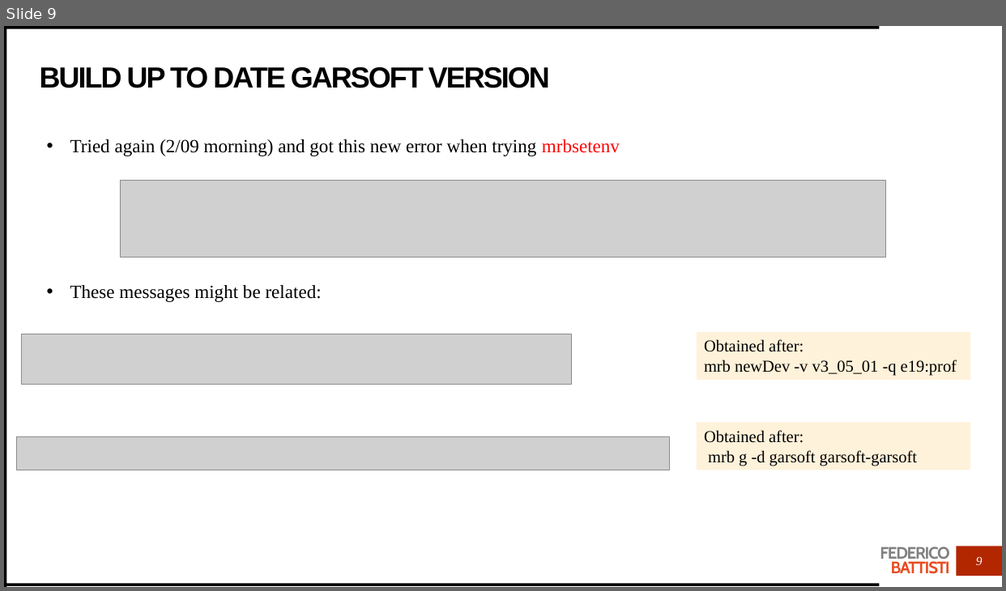
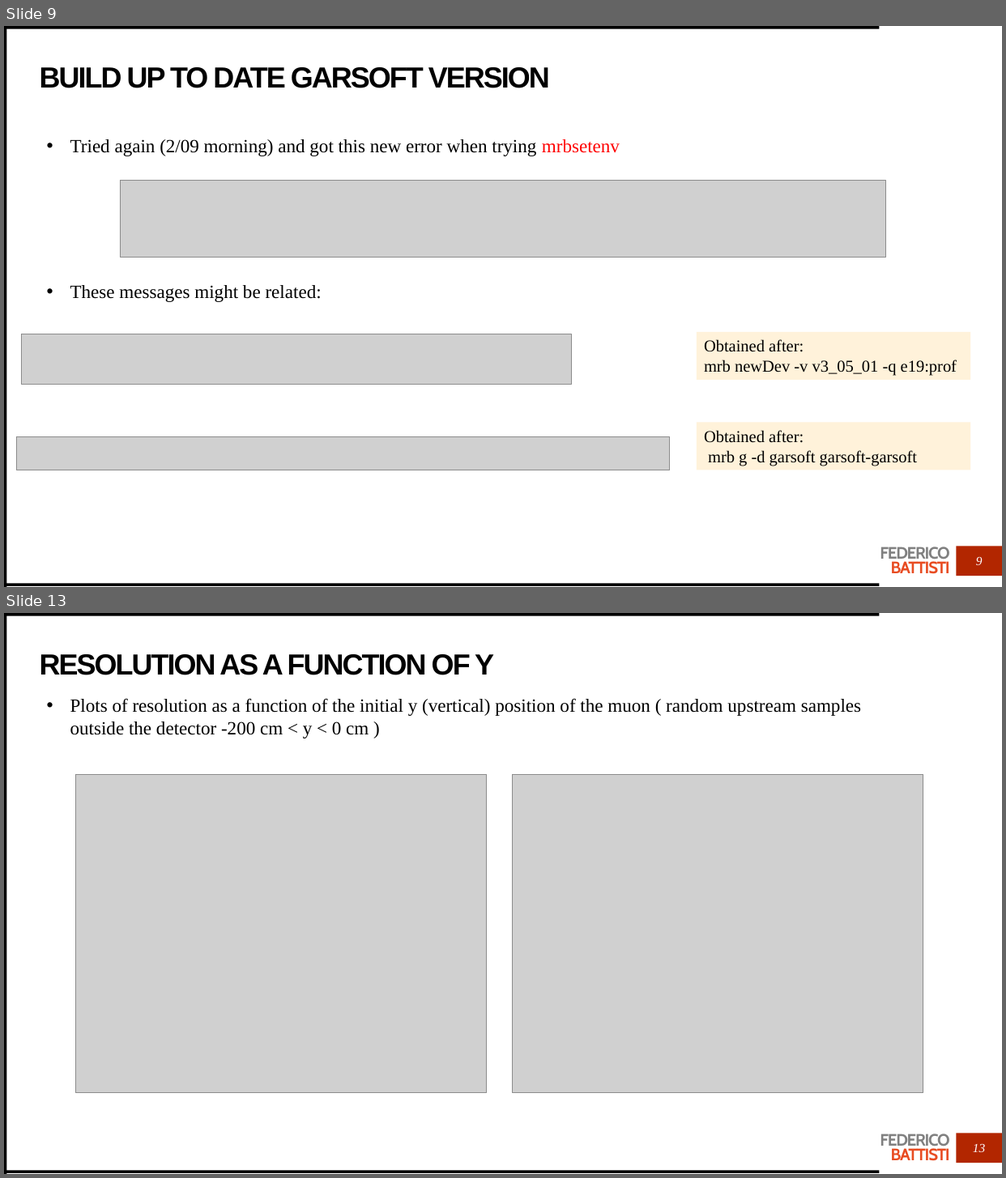
Before and after one commit to Trenchcoat95/OxfordCode, a slide deck: Simulation Exercise.pptx. Shown one above the other, each under a label of ours: slide 9 before the commit, slides 9 and 13 after it; the slides between them are not shown. The pictures are 1006x591 and 1006x1178 pixels, drawn with LibreOffice and Linux fonts; fonts in the diff are those of the drawing; grey boxes stand for pictures. Boxes give left, top, right and bottom in pixels: in the first picture for what was removed or moved away, otherwise in the second. Text is boxed around its words. In the diff, an @@ line names an element or a change of style, - is before the commit and + after.

Commit message:
Energy plots + first edep-sim display

```diff
--- a/Simulation Exercise.pptx
+++ b/Simulation Exercise.pptx
@@ slide 13 added at (x1=4, y1=613, x2=1002, y2=1174), background #FFFFFF; not listed: 5 template elements that a slide beside it also shows @@
@@ title added at (x1=40, y1=654, x2=494, y2=675), 28 pt, text #000000, bold @@
+RESOLUTION AS A FUNCTION OF Y
@@ text added at (x1=70, y1=698, x2=861, y2=739), 18 pt, text #000000 @@
+• Plots of resolution as a function of the initial y (vertical) position of the muon ( random upstream samples outside the detector -200 cm < y < 0 cm )
@@ picture added at (x1=76, y1=774, x2=487, y2=1093) @@
@@ picture added at (x1=513, y1=774, x2=923, y2=1093) @@
@@ page number added at (x1=973, y1=1144, x2=985, y2=1152), 12 pt, text #FFFFFF, italic @@
+13
```
Also in this commit, not shown: 3 slides changed, 3 other slides added, 1 slide removed, 10 other files.
